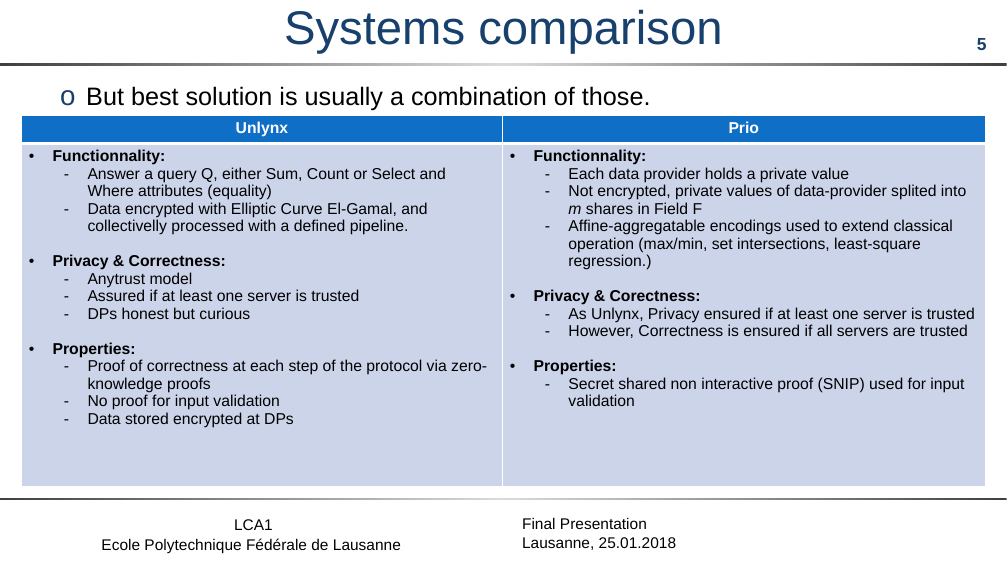
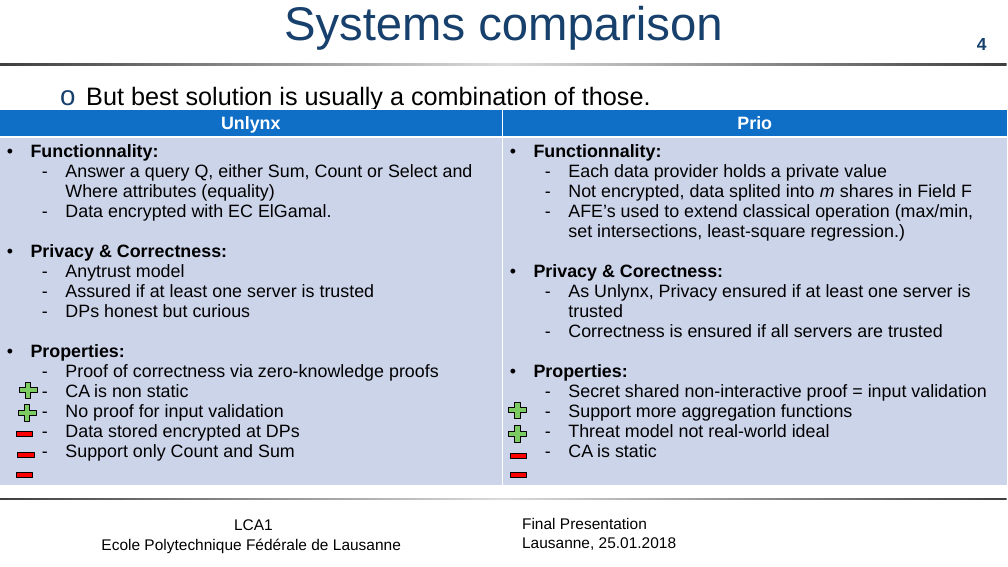
Before and after one commit to maxpr/MasterProjectDocuments, a slide deck: slide 4 of doc/FinalPresentation.pptx (slide 5 before the commit). Drawn at 1008x567 pixels with LibreOffice and Linux fonts; fonts in the diff are those of the drawing; background and template pictures are left out. Boxes give left, top, right and bottom in pixels: in the first picture for what was removed or moved away, otherwise in the second. Text is boxed around its words. In the diff, an @@ line names an element or a change of style, - is before the commit and + after.

```diff
--- a/doc/FinalPresentation.pptx
+++ b/doc/FinalPresentation.pptx
@@ title "Systems comparison": place and size @@
-title "Systems comparison" at (284, 9, 722, 54)
+title "Systems comparison" at (284, 5, 722, 49)
@@ page number at (977, 38, 987, 50): text changed @@
-5
+4
@@ table at (0, 110, 1007, 510) @@
-row 2, column 1: Functionnality: / Answer a query Q, either Sum, Count or Select and Where attributes (equality) / Data encrypted with Elliptic Curve El-Gamal, and collectivelly processed with a defined pipeline. / Privacy & Correctness: / Anytrust model / Assured if at least one server is trusted / DPs honest but curious / Properties: / Proof of correctness at each step of the protocol via zero-knowledge proofs / No proof for input validation / Data stored encrypted at DPs
+row 2, column 1: Functionnality: / Answer a query Q, either Sum, Count or Select and Where attributes (equality) / Data encrypted with EC ElGamal. / Privacy & Correctness: / Anytrust model / Assured if at least one server is trusted / DPs honest but curious / Properties: / Proof of correctness via zero-knowledge proofs / CA is non static / No proof for input validation / Data stored encrypted at DPs / Support only Count and Sum
-row 2, column 2: Functionnality: / Each data provider holds a private value / Not encrypted, private values of data-provider splited into m shares in Field F / Affine-aggregatable encodings used to extend classical operation (max/min, set intersections, least-square regression.) / Privacy & Corectness: / As Unlynx, Privacy ensured if at least one server is trusted / However, Correctness is ensured if all servers are trusted / Properties: / Secret shared non interactive proof (SNIP) used for input validation
+row 2, column 2: Functionnality: / Each data provider holds a private value / Not encrypted, data splited into m shares in Field F / AFE’s used to extend classical operation (max/min, set intersections, least-square regression.) / Privacy & Corectness: / As Unlynx, Privacy ensured if at least one server is trusted / Correctness is ensured if all servers are trusted / Properties: / Secret shared non-interactive proof = input validation / Support more aggregation functions / Threat model not real-world ideal / CA is static
@@ size 15 to 17 pt in "Unlynx", "Prio" @@
@@ table: place and size @@
-table at (21, 116, 985, 486)
+table at (0, 110, 1007, 510)
@@ plus sign added at (16, 380, 40, 402), fill #7CCA62, outline #000000 1 pt @@
@@ plus sign added at (15, 402, 39, 424), fill #7CCA62, outline #000000 1 pt @@
@@ plus sign added at (505, 399, 529, 421), fill #7CCA62, outline #000000 1 pt @@
@@ math minus added at (14, 423, 36, 445), fill #FF0000, outline #000000 1 pt @@
@@ math minus added at (15, 445, 38, 467), fill #FF0000, outline #000000 1 pt @@
@@ plus sign added at (505, 423, 529, 445), fill #7CCA62, outline #000000 1 pt @@
@@ math minus added at (507, 445, 530, 467), fill #FF0000, outline #000000 1 pt @@
@@ math minus added at (14, 464, 36, 486), fill #FF0000, outline #000000 1 pt @@
@@ math minus added at (507, 464, 530, 485), fill #FF0000, outline #000000 1 pt @@
```
Also in this commit, not shown: 1 other slide changed, 17 slides added, 1 slide removed, 3 other files.
